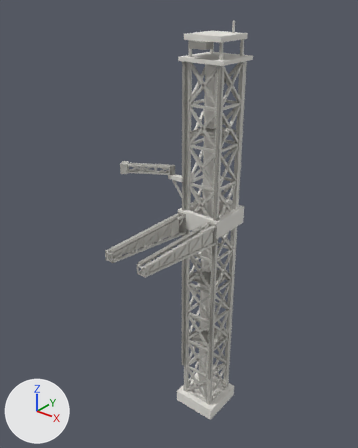
A saved change to the glTF model public/models/tower_lod1.glb.
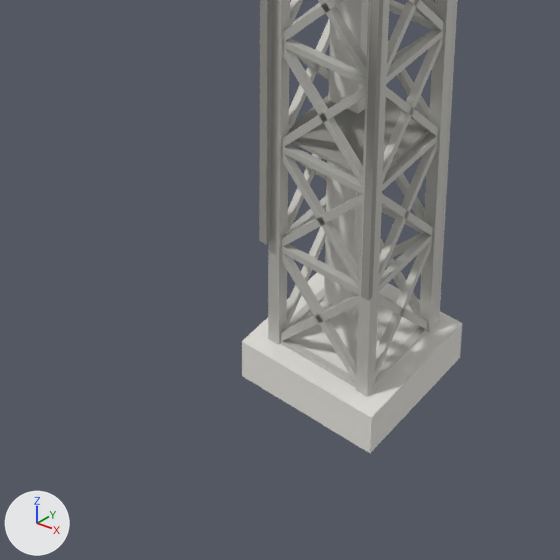
Each version is shown whole from a 50 mm lens placed at (88.5, -128.3, 155.8), pointed at (-6.7, -9.3, 82.0), then close up on the part from 32% to 73% of the width and 67% to 100% of the height. Lighting does not change. The marker at lower left points along +X, +Y and +Z. The last two pictures show the newer version. Where no turn or scale is listed for an object, it has been applied to the vertices. Vertices at exactly the same position are counted once.

The first close-up shows 'TOWER_Static'.
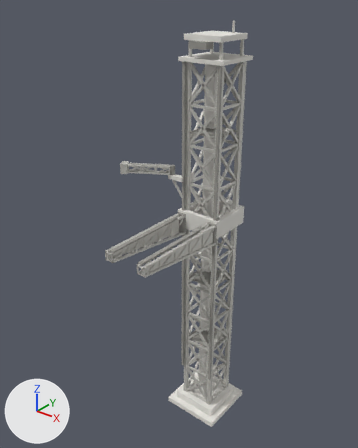
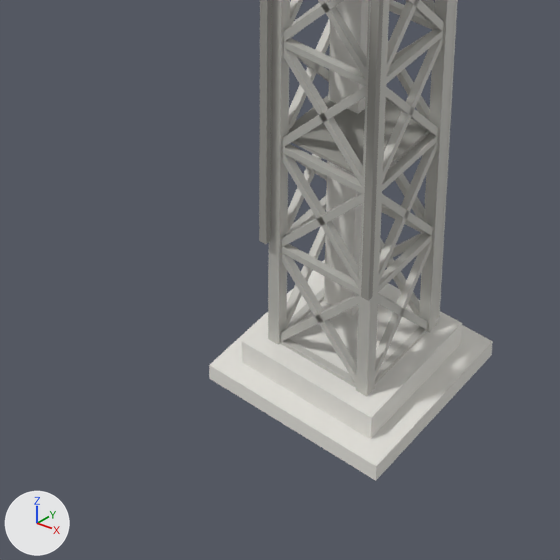
Where the newer file only moved an object's origin or applied its transform, the numbers keep the older frame.

The change in detail:
me_tower_static is used by ob_tower_static; location (-1.8, -0.5, 73.0).
me_tower_static had 1200 vertices, 1256 faces and spanned x -10.2..10.2, y -9.0..9.0, z -73.0..73.0.
me_tower_static now has 1204 vertices, 1262 faces and spans x -10.2..12.7, y -10.5..11.5, z -73.0..73.0.
me_tower_static part 1: a new loose piece, a box spanning x -9.2..12.7, y -10.5..11.5, z -73.0..-71.0, in mat_mat_clay (white #e6e4de).
Part 2, on me_tower_static:
8 vertices are removed from x -6.7..10.2, y -8.0..9.0, z -73.0..-68.0.
16 faces are deleted.
4 vertices are added at (-6.8, -8.0, -71.0), (10.3, -8.0, -71.0), (10.3, 9.0, -71.0), (-6.8, 9.0, -71.0).
10 new faces join them, mat_mat_clay (white #e6e4de).

Boxes (x1, y1, x2, y2) around the edits, measured in the close-ups (560 x 560 px):
'TOWER_Static', reshaped
    before: (242, 0, 462, 453)
    after: (209, 0, 493, 481)
part 1 of me_tower_static, added
    after: (209, 260, 493, 481)
part 2 of me_tower_static, built on
    before: (242, 324, 462, 453)
    after: (242, 324, 462, 439)
